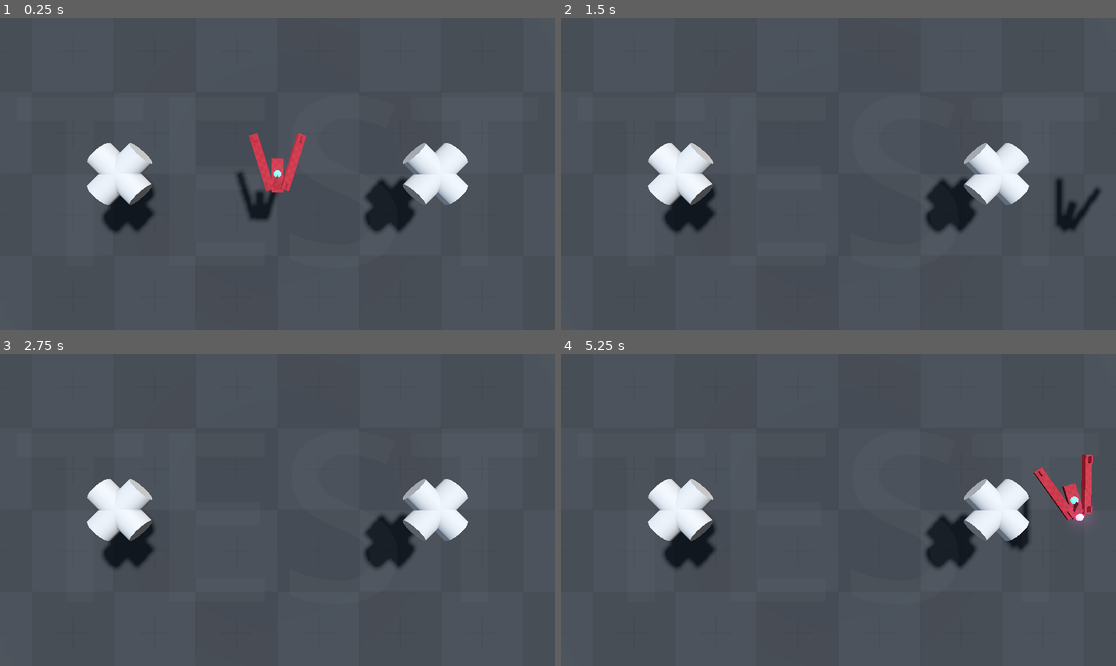
Above: before the commit, frames 1-4 (two rows, left to right).
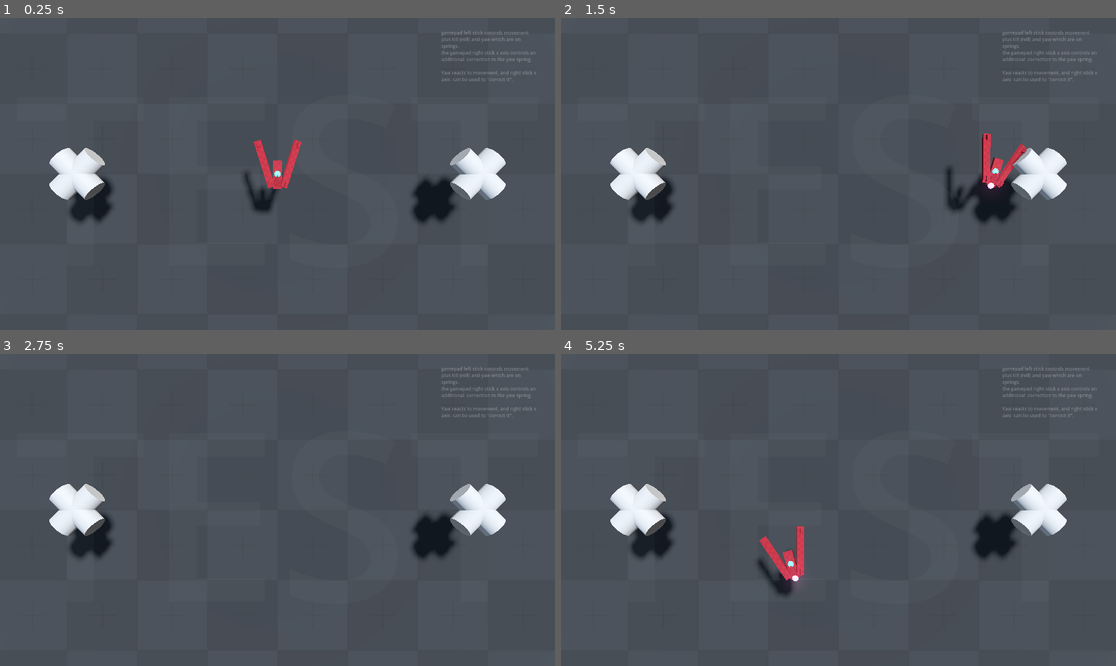
Above: after the commit, the same moments.

Repository: ioxu/star
Game: Godot game, scene res://assets/player/player_testing_scene.tscn
The game is run twice, just before and just after one commit, with the same random seed, the same clock (stepped at 60 frames per second) and the same inputs. This scene is started directly instead of the project's main scene.
Inputs:
- Up to frame 1 (0.25 s): no input
- Up to frame 2 (1.5 s): tap Enter at 0.5 s; hold Right (ui_right) 0.53-1.28 s; hold Down (ui_down) from 1.28 s (still down)
- Up to frame 3 (2.75 s): release Down (ui_down) at 2.03 s; hold Right (ui_right) from 2.03 s (still down)
- Up to frame 4 (5.25 s): tap Space at 2.75 s; release Right (ui_right) at 2.78 s; hold Up (ui_up) 2.78-3.53 s; tap Enter at 3.5 s; hold Left (ui_left) 3.53-5.03 s; hold Down (ui_down) from 5.03 s (still down)

The runs differ from the first frame. In frame 1, 9.0% of the frame differs, in the area x 8-97%, y 4-70%; in frame 2, 8.7%; in frame 3, 8.3%; in frame 4, 10%, in the area x 8-97%, y 4-78%.

Commit message:
player "aim" on right stick, better alternative scene launching

Diff:
--- a/assets/levels/test_level.tscn
+++ b/assets/levels/test_level.tscn
@@ -57,14 +57,15 @@
 
 [node name="DirectionalLight3D" type="DirectionalLight3D" parent="lvl_grp"]
 transform = Transform3D(-0.8422046, -0.43301278, -0.32123423, -0.52094567, 0.49999997, 0.69182056, -0.13895002, 0.75, -0.6466784, 0, 0, 0)
+light_bake_mode = 1
 shadow_enabled = true
-shadow_bias = 0.05
-shadow_blur = 0.945
-directional_shadow_split_1 = 0.232
-directional_shadow_split_2 = 0.587
+shadow_bias = 0.0
+shadow_blur = 0.576
+directional_shadow_split_1 = 0.194
+directional_shadow_split_2 = 0.539
 directional_shadow_split_3 = 1.0
 directional_shadow_blend_splits = true
-directional_shadow_fade_start = 0.839
+directional_shadow_fade_start = 1.0
 directional_shadow_max_distance = 300.0
 
 [node name="ground" type="StaticBody3D" parent="lvl_grp"]
--- a/assets/player/player.tscn
+++ b/assets/player/player.tscn
@@ -45,9 +45,8 @@
 emission_energy_multiplier = 2.0
 
 [node name="Player" type="CharacterBody3D"]
+collision_mask = 10
 script = ExtResource("1_h6syq")
-limit_to_frustum = null
-frustum_limit_margin = null
 
 [node name="hitbox" type="CollisionShape3D" parent="."]
 transform = Transform3D(1, 0, 0, 0, 1, 0, 0, 0, 1, -0.196, 0, -1.107)
--- a/assets/player/player_controller.gd
+++ b/assets/player/player_controller.gd
@@ -18,9 +18,13 @@
 var ms_collided := false
 
 var tilt := 0.0 # -1.0 left to 1.0 right
-var tilt_spring : HarmonicMotion.Spring1 = HarmonicMotion.Spring1.new( 70.0, 5.0 )
+@export var tilt_spring_coeff := 70.0
+@export var tilt_damp_coeff := 5.0
+var tilt_spring : HarmonicMotion.Spring1 = HarmonicMotion.Spring1.new( tilt_spring_coeff, tilt_damp_coeff )
 var yaw := 0.0
-var yaw_spring : HarmonicMotion.Spring1 = HarmonicMotion.Spring1.new( 50.0, 10.0 )
+@export var yaw_spring_coeff := 50.0
+@export var yaw_damp_coeff := 10.0
+var yaw_spring : HarmonicMotion.Spring1 = HarmonicMotion.Spring1.new( yaw_spring_coeff, yaw_damp_coeff )
 
 #-- screen bounds
 var screen_pos : Vector2
@@ -48,10 +52,18 @@
 
 
 func _physics_process(delta: float) -> void:
+	# left stick input
 	var direction = Vector3(
 		Input.get_action_strength("ui_right") - Input.get_action_strength("ui_left"),
 		0.0,
 		Input.get_action_strength("ui_down") - Input.get_action_strength("ui_up")
+	)
+
+	# right stick input
+	var aim = Vector3(
+		Input.get_action_strength("ui_aim_right") - Input.get_action_strength("ui_aim_left"),
+		0.0,
+		Input.get_action_strength("ui_aim_down") - Input.get_action_strength("ui_aim_up")
 	)
 
 	#-- input velocities
@@ -73,11 +85,7 @@
 
 	#-- tilt and yaw
 	tilt_spring.target = direction.x
-	yaw_spring.target = direction.x
-	#tilt_spring.spring_coefficient = 70.0
-	#tilt_spring.damping_coefficient = 5.5
-	#yaw_spring.spring_coefficient = 50.0
-	#yaw_spring.damping_coefficient = 10.0
+	yaw_spring.target = direction.x + aim.x
 	tilt = tilt_spring.tick(delta, tilt)
 	rotation.z = tilt * -1.2
 	yaw = yaw_spring.tick(delta, yaw)
--- a/assets/player/player_testing_scene.tscn
+++ b/assets/player/player_testing_scene.tscn
@@ -26,8 +26,6 @@
 	return {\"oob\":false, \"closest\":Vector2.ZERO}
 "
 
-[sub_resource type="CylinderMesh" id="CylinderMesh_587h5"]
-
 [sub_resource type="QuadMesh" id="QuadMesh_dtqic"]
 size = Vector2(600, 400)
 
@@ -36,6 +34,12 @@
 albedo_texture = ExtResource("2_3mlma")
 uv1_scale = Vector3(0.02, 0.02, 0.02)
 uv1_triplanar = true
+
+[sub_resource type="CylinderShape3D" id="CylinderShape3D_dtqic"]
+height = 8.395
+radius = 7.054
+
+[sub_resource type="CylinderMesh" id="CylinderMesh_587h5"]
 
 [node name="PlayerTestingScene" type="Node3D"]
 script = ExtResource("1_dtqic")
@@ -55,11 +59,11 @@
 directional_shadow_max_distance = 200.0
 
 [node name="Camera3D" type="Camera3D" parent="."]
-transform = Transform3D(1, 0, 0, 0, -4.371139e-08, 1, 0, -1, -4.371139e-08, 0, 100, 0)
+transform = Transform3D(1, 0, 0, 0, -4.371139e-08, 1, 0, -1, -4.371139e-08, 0, 120, 0)
 fov = 43.3
 script = SubResource("GDScript_xvsbg")
 
-[node name="Label3D" type="Label3D" parent="."]
+[node name="TEST_text" type="Label3D" parent="."]
 transform = Transform3D(1, 0, 0, 0, -4.371139e-08, 1, 0, -1, -4.371139e-08, 0, 0, 0)
 pixel_size = 0.001
 billboard = 1
@@ -69,30 +73,61 @@
 font_size = 600
 outline_size = 0
 
-[node name="Node3D" type="Node3D" parent="."]
-transform = Transform3D(0.5, 0, 0, 0, 0.5, 0, 0, 0, 0.5, 0, 0, 0)
+[node name="description_text" type="Label3D" parent="."]
+transform = Transform3D(1, 0, 0, 0, -4.371139e-08, 1, 0, -1, -4.371139e-08, 50, -1.57361e-06, -36)
+pixel_size = 0.001
+billboard = 1
+fixed_size = true
+modulate = Color(1, 1, 1, 0.2)
+text = "gamepad left stick controls movement
+plus tilt (roll) and yaw which are on springs.
+the gamepad right stick x axis controls an additional  correction to the yaw spring.
 
-[node name="MeshInstance3D2" type="MeshInstance3D" parent="Node3D"]
-transform = Transform3D(-4.6077713e-07, -10.54135, -10.54135, 14.907722, -6.516372e-07, 0, -4.6077713e-07, -10.54135, 10.54135, -80, 0, 0)
-mesh = SubResource("CylinderMesh_587h5")
-skeleton = NodePath("../..")
-
-[node name="MeshInstance3D4" type="MeshInstance3D" parent="Node3D"]
-transform = Transform3D(-4.6077713e-07, -10.54135, 10.54135, 14.907722, -6.516372e-07, 0, 4.6077713e-07, 10.54135, 10.54135, -80, 0, 0)
-mesh = SubResource("CylinderMesh_587h5")
-skeleton = NodePath("../..")
-
-[node name="MeshInstance3D3" type="MeshInstance3D" parent="Node3D"]
-transform = Transform3D(-4.6077713e-07, -10.54135, -10.54135, 14.907722, -6.516372e-07, 0, -4.6077713e-07, -10.54135, 10.54135, 80, 0, 0)
-mesh = SubResource("CylinderMesh_587h5")
-skeleton = NodePath("../..")
-
-[node name="MeshInstance3D5" type="MeshInstance3D" parent="Node3D"]
-transform = Transform3D(-4.6077713e-07, -10.54135, 10.54135, 14.907722, -6.516372e-07, 0, 4.6077713e-07, 10.54135, 10.54135, 80, 0, 0)
-mesh = SubResource("CylinderMesh_587h5")
-skeleton = NodePath("../..")
+Yaw reacts to movement, and right stick x axis  can be used to \"correct it\".
+"
+font_size = 12
+outline_size = 0
+horizontal_alignment = 0
+autowrap_mode = 2
+width = 250.0
 
 [node name="ground" type="MeshInstance3D" parent="."]
 transform = Transform3D(1, 0, 0, 0, -4.371139e-08, 1, 0, -1, -4.371139e-08, 0, -20, 0)
 mesh = SubResource("QuadMesh_dtqic")
 surface_material_override/0 = SubResource("StandardMaterial3D_yjkwx")
+
+[node name="StaticBody3D" type="StaticBody3D" parent="."]
+transform = Transform3D(1, 0, 0, 0, 1, 0, 0, 0, 1, -61, 0, 0)
+collision_layer = 8
+collision_mask = 5
+
+[node name="CollisionShape3D" type="CollisionShape3D" parent="StaticBody3D"]
+shape = SubResource("CylinderShape3D_dtqic")
+
+[node name="MeshInstance3D2" type="MeshInstance3D" parent="StaticBody3D"]
+transform = Transform3D(-2.3038857e-07, -5.270675, -5.270675, 7.453861, -3.258186e-07, 0, -2.3038857e-07, -5.270675, 5.270675, 0, 0, 0)
+mesh = SubResource("CylinderMesh_587h5")
+skeleton = NodePath("../..")
+
+[node name="MeshInstance3D4" type="MeshInstance3D" parent="StaticBody3D"]
+transform = Transform3D(-2.3038857e-07, -5.270675, 5.270675, 7.453861, -3.258186e-07, 0, 2.3038857e-07, 5.270675, 5.270675, 0, 0, 0)
+mesh = SubResource("CylinderMesh_587h5")
+skeleton = NodePath("../..")
+
+[node name="StaticBody3D2" type="StaticBody3D" parent="."]
+transform = Transform3D(1, 0, 0, 0, 1, 0, 0, 0, 1, 61, 0, 0)
+collision_layer = 2
+collision_mask = 5
+
+[node name="CollisionShape3D" type="CollisionShape3D" parent="StaticBody3D2"]
+shape = SubResource("CylinderShape3D_dtqic")
+
+[node name="MeshInstance3D2" type="MeshInstance3D" parent="StaticBody3D2"]
+transform = Transform3D(-2.3038857e-07, -5.270675, -5.270675, 7.453861, -3.258186e-07, 0, -2.3038857e-07, -5.270675, 5.270675, 0, 0, 0)
+mesh = SubResource("CylinderMesh_587h5")
+skeleton = NodePath("../..")
+
+[node name="MeshInstance3D4" type="MeshInstance3D" parent="StaticBody3D2"]
+transform = Transform3D(-2.3038857e-07, -5.270675, 5.270675, 7.453861, -3.258186e-07, 0, 2.3038857e-07, 5.270675, 5.270675, 0, 0, 0)
+mesh = SubResource("CylinderMesh_587h5")
+skeleton = NodePath("../..")
--- a/assets/props/test_cube.tscn
+++ b/assets/props/test_cube.tscn
@@ -23,28 +23,29 @@
 
 func _physics_process( delta: float ) -> void:
 
-	#-- limit against camera frustum
-	var vp_size = Vector2(get_viewport().size)
-	# position on screen
-	screen_pos = camera.unproject_position( self.global_position )
-	var depth = (camera.global_position - self.global_position).length()
-	# limits projected to world
-	var s_min = camera.project_position( vp_size * Vector2(0.1,0.1), depth)
-	var s_max = camera.project_position( vp_size * Vector2(0.9,0.9), depth)
-	# test and bound
-	var correcion = 0.0
-	if self.global_position.x < s_min.x:
-		global_position.x = s_min.x + correcion
-		linear_velocity = Vector3.ZERO
-	if self.global_position.z < s_min.z:
-		global_position.z = s_min.z + correcion
-		linear_velocity = Vector3.ZERO
-	if self.global_position.x > s_max.x:
-		global_position.x = s_max.x - correcion
-		linear_velocity = Vector3.ZERO
-	if self.global_position.z > s_max.z:
-		global_position.z = s_max.z - correcion
-		linear_velocity = Vector3.ZERO
+	if camera:
+		#-- limit against camera frustum
+		var vp_size = Vector2(get_viewport().size)
+		# position on screen
+		screen_pos = camera.unproject_position( self.global_position )
+		var depth = (camera.global_position - self.global_position).length()
+		# limits projected to world
+		var s_min = camera.project_position( vp_size * Vector2(0.1,0.1), depth)
+		var s_max = camera.project_position( vp_size * Vector2(0.9,0.9), depth)
+		# test and bound
+		var correcion = 0.0
+		if self.global_position.x < s_min.x:
+			global_position.x = s_min.x + correcion
+			linear_velocity = Vector3.ZERO
+		if self.global_position.z < s_min.z:
+			global_position.z = s_min.z + correcion
+			linear_velocity = Vector3.ZERO
+		if self.global_position.x > s_max.x:
+			global_position.x = s_max.x - correcion
+			linear_velocity = Vector3.ZERO
+		if self.global_position.z > s_max.z:
+			global_position.z = s_max.z - correcion
+			linear_velocity = Vector3.ZERO
 
 
 func _process(delta: float) -> void:
--- a/globals/game.tscn
+++ b/globals/game.tscn
@@ -130,6 +130,7 @@
 [node name="VSeparator" type="VSeparator" parent="ui_main_menu/logos/MarginContainer/HBoxContainer"]
 layout_mode = 2
 size_flags_horizontal = 3
+theme_override_styles/separator = SubResource("StyleBoxEmpty_ojkwq")
 
 [node name="VBoxContainer" type="VBoxContainer" parent="ui_main_menu/logos/MarginContainer/HBoxContainer"]
 layout_mode = 2
@@ -141,13 +142,6 @@
 texture = ExtResource("4_f1pwi")
 expand_mode = 5
 stretch_mode = 4
-
-[node name="HSeparator" type="HSeparator" parent="ui_main_menu/logos/MarginContainer/HBoxContainer/VBoxContainer"]
-visible = false
-layout_mode = 2
-size_flags_vertical = 3
-size_flags_stretch_ratio = 0.2
-theme_override_styles/separator = SubResource("StyleBoxEmpty_sw6f3")
 
 [node name="HBoxContainer" type="HBoxContainer" parent="ui_main_menu/logos/MarginContainer/HBoxContainer/VBoxContainer"]
 layout_mode = 2
@@ -237,6 +231,7 @@
 [node name="ui_pause_menu" type="Node" parent="."]
 
 [node name="ui_pause_menu_control" type="Control" parent="ui_pause_menu"]
+visible = false
 layout_mode = 3
 anchors_preset = 15
 anchor_right = 1.0
--- a/globals/global.gd
+++ b/globals/global.gd
@@ -42,8 +42,9 @@
 	get_tree().current_scene.set_process_unhandled_input(false)
 
 	_do_f6_scene_check = false
-
-	pprint("changing scene (%s)"%get_tree().change_scene_to_file(self.alternative_run_scene_path))
+	get_tree().change_scene_to_file.call_deferred(self.alternative_run_scene_path)
+	#var res = get_tree().change_scene_to_file(self.alternative_run_scene_path)
+	#pprint("changing scene (%s)"%res)
 
 
 # -----------------------------------------------------------------------------
--- a/project.godot
+++ b/project.godot
@@ -87,12 +87,33 @@
 "events": [Object(InputEventKey,"resource_local_to_scene":false,"resource_name":"","device":-1,"window_id":0,"alt_press …(192 unchanged characters)…
 ]
 }
+ui_aim_left={
+"deadzone": 0.2,
+"events": [Object(InputEventJoypadMotion,"resource_local_to_scene":false,"resource_name":"","device":-1,"axis":2,"axis_value":-1.0,"script":null)
+]
+}
+ui_aim_right={
+"deadzone": 0.2,
+"events": [Object(InputEventJoypadMotion,"resource_local_to_scene":false,"resource_name":"","device":-1,"axis":2,"axis_value":1.0,"script":null)
+]
+}
+ui_aim_up={
+"deadzone": 0.2,
+"events": [Object(InputEventJoypadMotion,"resource_local_to_scene":false,"resource_name":"","device":-1,"axis":3,"axis_value":-1.0,"script":null)
+]
+}
+ui_aim_down={
+"deadzone": 0.2,
+"events": [Object(InputEventJoypadMotion,"resource_local_to_scene":false,"resource_name":"","device":-1,"axis":3,"axis_value":1.0,"script":null)
+]
+}
 
 [layer_names]
 
 3d_physics/layer_1="player"
 3d_physics/layer_2="enemies"
 3d_physics/layer_3="player bullets"
+3d_physics/layer_4="static environment"
 
 [physics]
 
@@ -100,5 +121,6 @@
 
 [rendering]
 
-lights_and_shadows/directional_shadow/soft_shadow_filter_quality=4
+lights_and_shadows/directional_shadow/soft_shadow_filter_quality=5
+lights_and_shadows/positional_shadow/soft_shadow_filter_quality=5
 anti_aliasing/quality/msaa_3d=3
Not shown: 1 places in assets/player/player_testing_scene.tscn that only renumber resources
Not shown: 1 places in globals/game.tscn that only renumber resources
